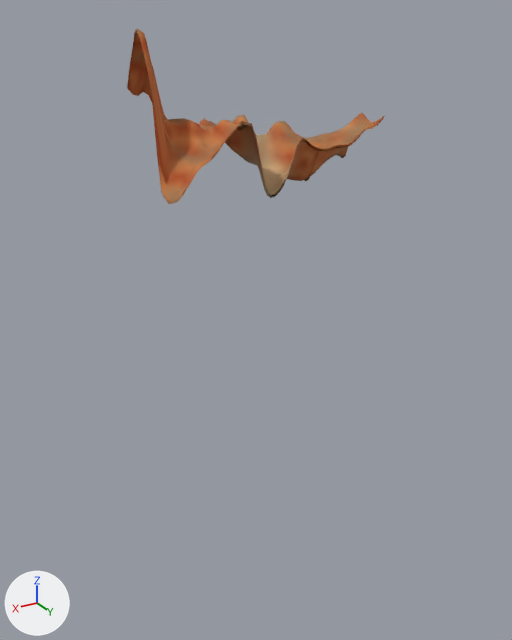
Renders of the glTF model public/desert-canyon/vista/terrain-064.glb from each side of a commit.
The view is the same before and after, from a 50 mm lens placed at (593.0, 970.0, 258.0), pointed at (4.0, -11.0, -233.0). Lighting does not change. The marker at lower left points along +X, +Y and +Z. The picture after the commit comes second. Vertices at exactly the same position are counted once.

The older version as bpy lines, for what is in view:
```python
me_mesh_0 = bpy.data.meshes.new('Mesh_0')
me_mesh_0.from_pydata(...)  # 991 vertices, 1920 faces; spans x -192.0..192.0, y -64.0..64.0, z 0.0..242.0
me_mesh_0.materials.append(mat_material_0)
ob_terrain_064 = bpy.data.objects.new('terrain-064', me_mesh_0)
ob_terrain_064.location = (0.0, 0.0, 0.0)
```
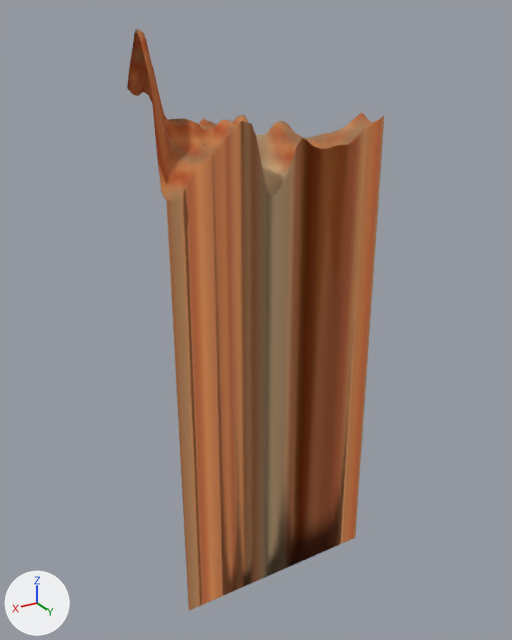
The newer file is also turned or shifted as a whole; pictures and numbers use the older file's frame.

Patch to the scene script:
```diff
--- a/public/desert-canyon/vista/terrain-064.glb.py
+++ b/public/desert-canyon/vista/terrain-064.glb.py
@@ me_mesh_0 @@
 # used by ob_terrain_064; location = (0.0, 0.0, 0.0)
-me_mesh_0.from_pydata(...)  # 991 vertices, 1920 faces; spans x -192.0..192.0, y -64.0..64.0, z 0.0..242.0
+me_mesh_0.from_pydata(...)  # 991 vertices, 1920 faces; spans x -192.0..192.0, y -64.0..64.0, z -741.0..242.0
+# me_mesh_0 part 1: 49 of the vertices in x -192.0..192.0, y 64.0, z 2.0..115.0 are scaled about their middle by (1, 1, 0), then moved by (0.0, 0.0, -799.0)
 me_mesh_0.materials.append(mat_material_0)
```

Where the change shows, as pixel boxes (x1, y1, x2, y2) in the pictures (512 x 640 px; the box of a moved part takes in the faces that stretch with it):
'terrain-064', reshaped (230% taller)
    before: (127, 28, 384, 204)
    after: (127, 28, 384, 611)
part 1 of me_mesh_0, moved or reshaped
    before: (167, 116, 384, 204)
    after: (166, 116, 384, 611)
